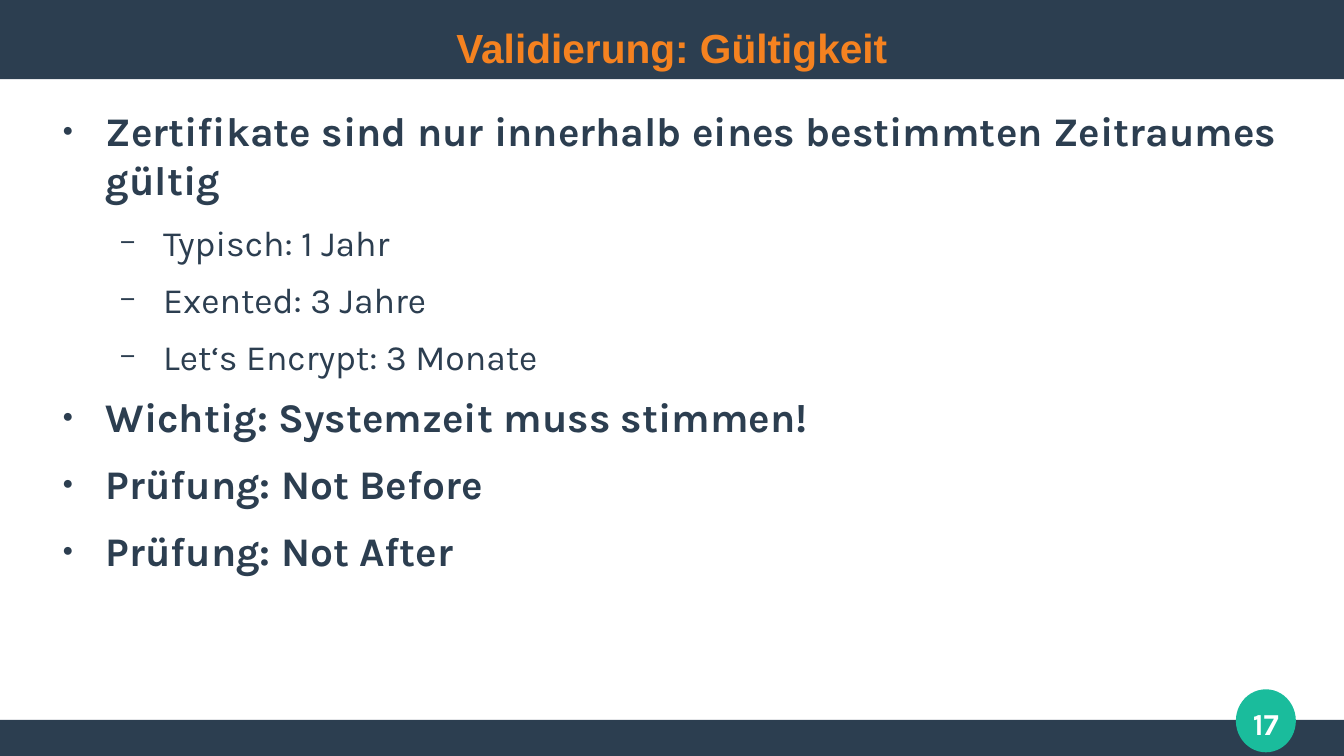
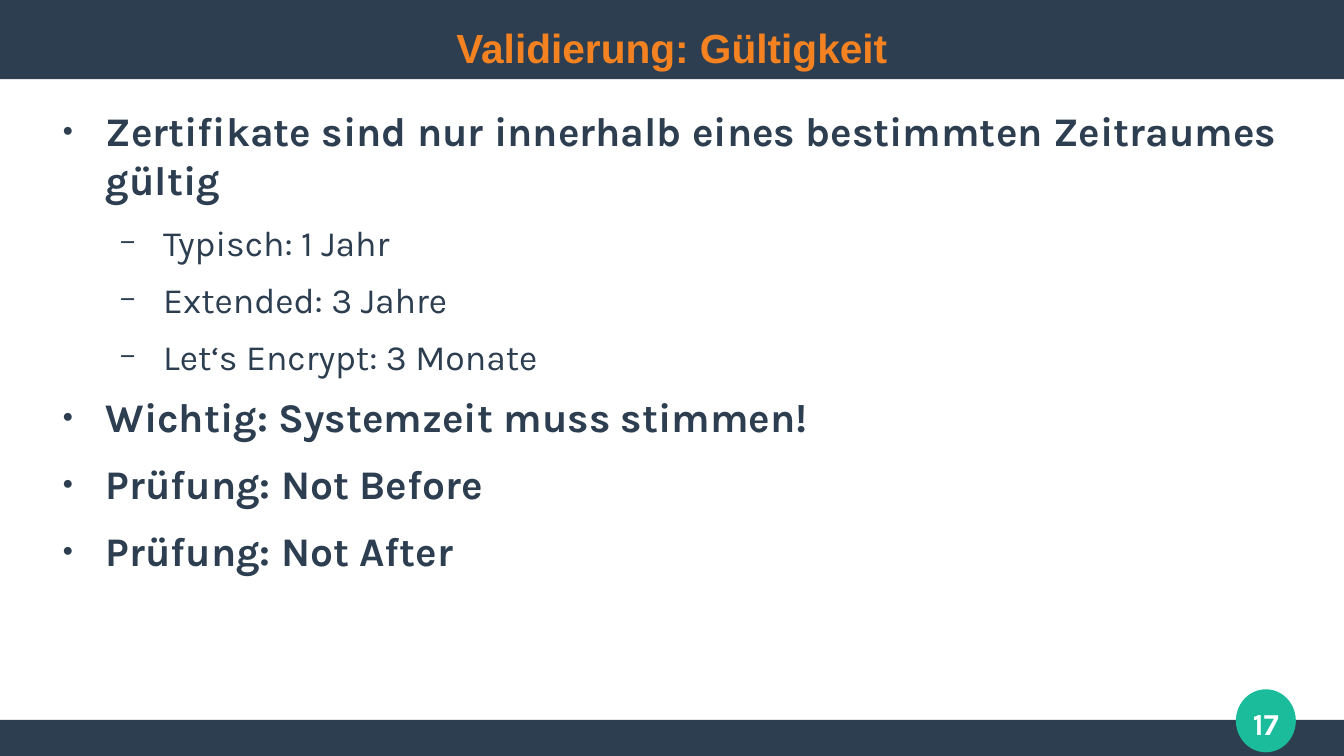
Before and after one commit to ghandmann/HS-AlbSig-WebAnwendungen2, a slide deck: slide 17 of Kapitel/03_SSL_TLS_HTTPS.odp. Drawn at 1344x756 pixels with LibreOffice and Linux fonts; fonts in the diff are those of the drawing. Boxes give left, top, right and bottom in pixels: in the first picture for what was removed or moved away, otherwise in the second. Text is boxed around its words. In the diff, an @@ line names an element or a change of style, - is before the commit and + after.

Commit message:
Fix typos
Fixes #1

```diff
--- a/Kapitel/03_SSL_TLS_HTTPS.odp
+++ b/Kapitel/03_SSL_TLS_HTTPS.odp
@@ text at bbox=[163, 288, 447, 314]: text changed @@
-  − Exented: 3 Jahre
+  − Extended: 3 Jahre
```
Also in this commit, not shown: 10 other slides changed.
